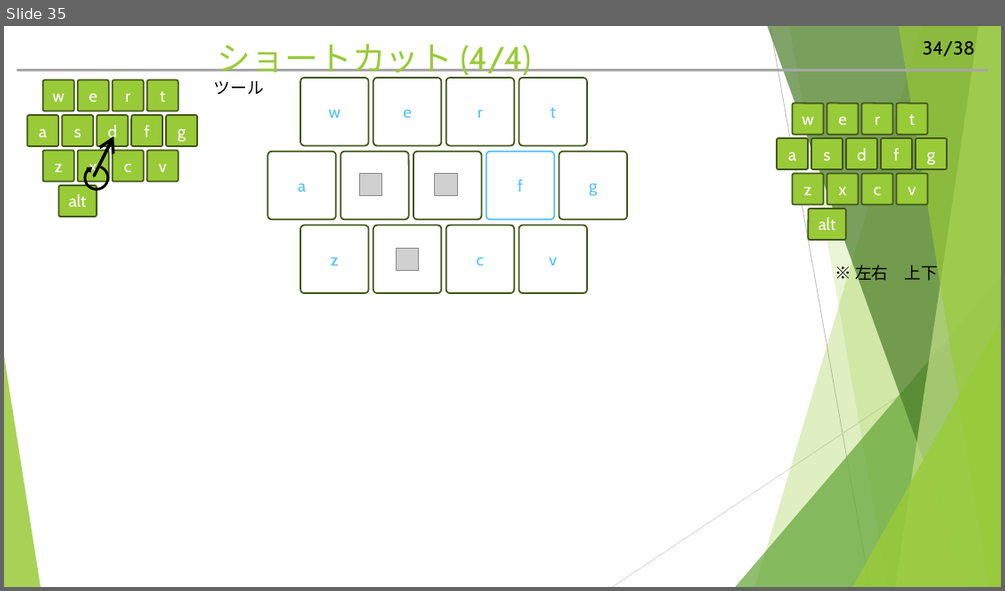
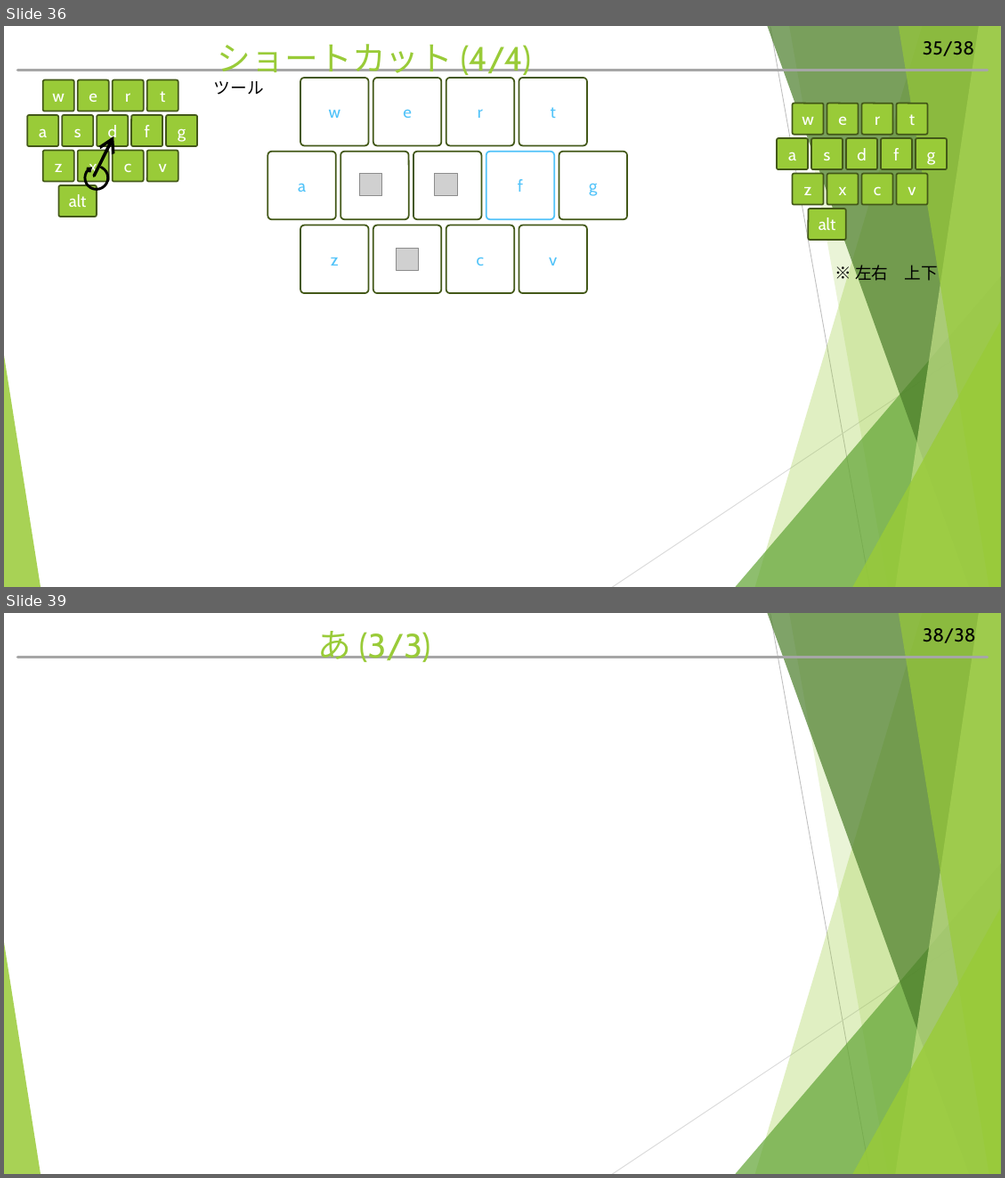
Before and after one commit to hitsuji-ga-u/pawapo, a slide deck: slide/customUI_debug.pptm. Shown one above the other, each under a label of ours: slide 35 before the commit, slides 36 and 39 after it; the slides between them are not shown. The pictures are 1005x591 and 1005x1178 pixels, drawn with LibreOffice and Linux fonts; fonts in the diff are those of the drawing; grey boxes stand for pictures. Boxes give left, top, right and bottom in pixels: in the first picture for what was removed or moved away, otherwise in the second. Text is boxed around its words. In the diff, an @@ line names an element or a change of style, - is before the commit and + after.

```diff
--- a/slide/customUI_debug.pptm
+++ b/slide/customUI_debug.pptm
@@ slide 39 added at [4, 613, 1001, 1174], background #FFFFFF; not listed: 12 template elements that a slide beside it also shows @@
@@ title added at [317, 631, 431, 662], 32.4 pt, text #99CB38 @@
+あ (3/3)
@@ what was slide 35 is now slide 36 @@
@@ page number at [922, 41, 974, 56]: text changed @@
-34/38
+35/38
```
Also in this commit, not shown: 4 slides changed, 3 other slides added, 2 slides removed, 2 other files.
